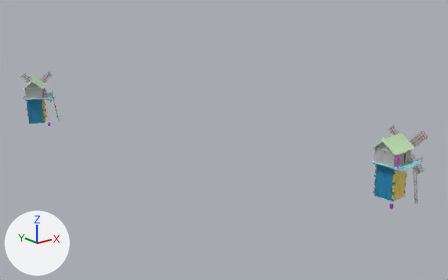
Two versions of the FBX model Assets/Assets/Aldeia/Estruturas/Moinho2/Moinho2.fbx, one commit apart.
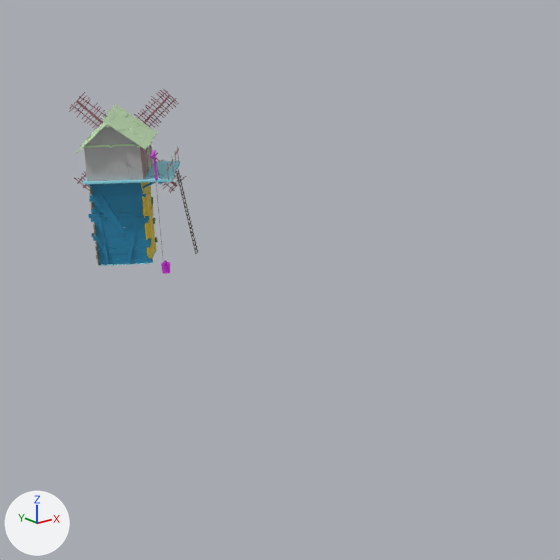
Each version appears first whole from a camera (50 mm lens) standing at (-87.0, -217.2, 49.4) and looking at (5.3, -101.9, 3.3), and next in a close-up on the part from 0% to 37% of the width and 16% to 75% of the height. Arrows for +X, +Y and +Z are at lower left; the lights stay in place. Where no turn or scale is listed for an object, it has been applied to the vertices.

Objects in the first close-up: 'M2.001'.
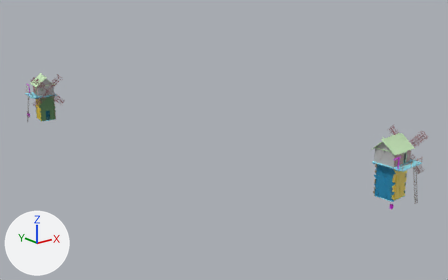
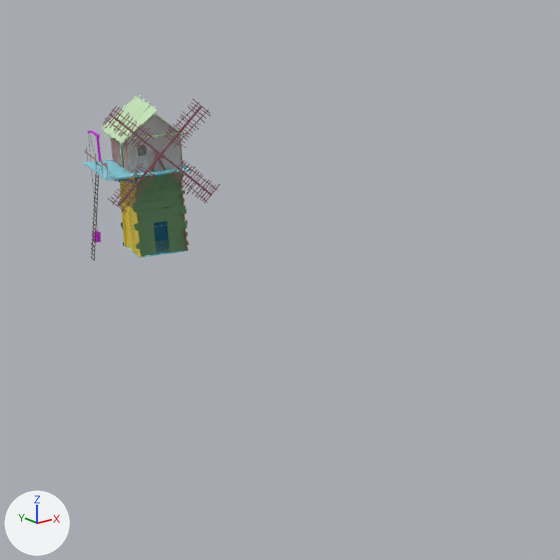
Where the newer file only moved an object's origin or applied its transform, the numbers keep the older frame.

Where the change shows, as pixel boxes (x1, y1, x2, y2) in the close-ups (560 x 560 px; the box of a moved part takes in the faces that stretch with it):
'M2.001', reshaped
    before: (69, 89, 198, 274)
    after: (83, 95, 220, 261)
part 1 of me_mesh_021, moved or reshaped (not visible before)
    after: (126, 140, 133, 173)
part 2 of me_mesh_021, moved or reshaped (not visible before)
    after: (130, 136, 136, 173)
part 3 of me_mesh_021, moved or reshaped (not visible before)
    after: (132, 132, 139, 172)
part 4 of me_mesh_021, moved or reshaped (not visible afterwards)
    before: (125, 137, 132, 180)
part 5 of me_mesh_021, moved or reshaped (not visible before)
    after: (138, 155, 142, 172)
part 6 of me_mesh_021, moved or reshaped (not visible before)
    after: (141, 155, 146, 172)
part 7 of me_mesh_021, moved or reshaped (not visible before)
    after: (144, 121, 151, 171)
part 8 of me_mesh_021, moved or reshaped (not visible before)
    after: (147, 118, 153, 164)
part 9 of me_mesh_021, moved or reshaped (not visible before)
    after: (150, 116, 157, 171)
part 10 of me_mesh_021, moved or reshaped (not visible before)
    after: (153, 115, 161, 170)
part 11 of me_mesh_021, moved or reshaped (not visible before)
    after: (156, 116, 163, 170)
part 12 of me_mesh_021, moved or reshaped (not visible before)
    after: (159, 118, 167, 169)
part 13 of me_mesh_021, moved or reshaped (not visible before)
    after: (163, 121, 169, 169)
part 14 of me_mesh_021, moved or reshaped (not visible before)
    after: (165, 122, 172, 169)
part 15 of me_mesh_021, moved or reshaped (not visible before)
    after: (168, 124, 175, 169)
part 16 of me_mesh_021, moved or reshaped (not visible before)
    after: (172, 127, 177, 168)
part 17 of me_mesh_021, moved or reshaped (not visible before)
    after: (175, 129, 182, 168)
part 18 of me_mesh_021, moved or reshaped (not visible afterwards)
    before: (84, 148, 90, 181)
part 19 of me_mesh_021, moved or reshaped (not visible afterwards)
    before: (86, 142, 94, 181)
part 20 of me_mesh_021, moved or reshaped (not visible afterwards)
    before: (90, 139, 96, 181)
part 21 of me_mesh_021, moved or reshaped
    before: (69, 89, 198, 274)
    after: (83, 95, 220, 261)

The change, as a list of edits to the scene's bpy script:
```text
Change me_mesh_021:
    remove me_mesh_021.from_pydata(...)  # 8200 vertices, 6532 faces; spans x -23.8..19.4, y -151.1..-38.7, z -0.1..14.0
    add me_mesh_021.from_pydata(...)  # 8200 vertices, 6532 faces; spans x -22.3..19.4, y -151.1..-37.7, z -0.1..14.0
    me_mesh_021 part 1: the loose piece of 8 vertices spanning x -16.3..-16.0, y -44.1..-43.9, z 7.7..11.0 is scaled about its middle by (-1.14, -0.399, 1), then moved by (-2.7, -2.1, 0.0)
    me_mesh_021 part 2: the loose piece of 8 vertices spanning x -16.5..-16.3, y -44.0..-43.8, z 7.7..11.2 is scaled about its middle by (-1.13, -0.434, 1), then moved by (-2.2, -2.3, 0.0)
    me_mesh_021 part 3: the loose piece of 8 vertices spanning x -16.8..-16.5, y -43.9..-43.6, z 7.7..11.5 is scaled about its middle by (-1.14, -0.399, 1), then moved by (-1.7, -2.4, 0.0)
    me_mesh_021 part 4: the loose piece of 8 vertices spanning x -20.1..-19.8, y -48.5..-48.3, z 7.7..11.8 is scaled about its middle by (-1.14, -0.395, 1), then moved by (2.8, 7.8, 0.0)
    me_mesh_021 part 5: the loose piece of 8 vertices spanning x -17.0..-16.7, y -43.7..-43.5, z 7.7..9.1 is scaled about its middle by (-1.14, -0.393, 1), then moved by (-1.2, -2.6, 0.0)
    me_mesh_021 part 6: the loose piece of 8 vertices spanning x -17.2..-17.0, y -43.6..-43.4, z 7.7..9.2 is scaled about its middle by (-1.14, -0.399, 1), then moved by (-0.7, -2.8, 0.0)
    me_mesh_021 part 7: the loose piece of 8 vertices spanning x -17.7..-17.4, y -43.3..-43.1, z 7.7..12.3 is scaled about its middle by (-1.13, -0.415, 1), then moved by (0.2, -3.1, 0.0)
    me_mesh_021 part 8: the loose piece of 8 vertices spanning x -17.9..-17.6, y -43.2..-43.0, z 7.7..12.5 is scaled about its middle by (-1.14, -0.395, 1), then moved by (0.8, -3.3, 0.0)
    me_mesh_021 part 9: the loose piece of 8 vertices spanning x -18.1..-17.9, y -43.0..-42.8, z 7.7..12.7 is scaled about its middle by (-1.13, -0.406, 1), then moved by (1.2, -3.5, 0.0)
    me_mesh_021 part 10: the loose piece of 8 vertices spanning x -18.4..-18.1, y -42.9..-42.7, z 7.7..12.7 is scaled about its middle by (-1.13, -0.409, 1), then moved by (1.7, -3.6, 0.0)
    me_mesh_021 part 11: the loose piece of 8 vertices spanning x -18.5..-18.3, y -42.8..-42.6, z 7.7..12.6 is scaled about its middle by (-1.13, -0.401, 1), then moved by (2.2, -3.8, 0.0)
    me_mesh_021 part 12: the loose piece of 8 vertices spanning x -18.8..-18.5, y -42.6..-42.4, z 7.7..12.3 is scaled about its middle by (-1.14, -0.399, 1), then moved by (2.7, -4.0, 0.0)
    me_mesh_021 part 13: the loose piece of 8 vertices spanning x -19.0..-18.8, y -42.5..-42.3, z 7.7..12.1 is scaled about its middle by (-1.13, -0.415, 1), then moved by (3.2, -4.2, 0.0)
    me_mesh_021 part 14: the loose piece of 8 vertices spanning x -19.2..-19.0, y -42.3..-42.2, z 7.7..11.9 is scaled about its middle by (-1.14, -0.384, 1), then moved by (3.5, -4.3, 0.0)
    me_mesh_021 part 15: the loose piece of 8 vertices spanning x -19.4..-19.1, y -42.3..-42.1, z 7.7..11.7 is scaled about its middle by (-1.13, -0.402, 1), then moved by (4.0, -4.4, 0.0)
    me_mesh_021 part 16: the loose piece of 8 vertices spanning x -19.6..-19.4, y -42.1..-41.9, z 7.7..11.4 is scaled about its middle by (-1.13, -0.414, 1), then moved by (4.5, -4.6, 0.0)
    me_mesh_021 part 17: the loose piece of 8 vertices spanning x -20.0..-19.6, y -42.0..-41.7, z 7.7..11.2 is scaled about its middle by (-1.14, -0.356, 1), then moved by (5.1, -4.8, 0.0)
    me_mesh_021 part 18: the loose piece of 8 vertices spanning x -23.0..-22.8, y -46.7..-46.5, z 7.7..10.7 is scaled about its middle by (-1.13, -0.414, 1), then moved by (9.2, 5.5, 0.0)
    me_mesh_021 part 19: the loose piece of 8 vertices spanning x -22.8..-22.5, y -46.9..-46.6, z 7.7..11.2 is scaled about its middle by (-1.14, -0.399, 1), then moved by (8.7, 5.7, 0.0)
    me_mesh_021 part 20: the loose piece of 8 vertices spanning x -22.5..-22.3, y -47.0..-46.8, z 7.7..11.4 is scaled about its middle by (-1.13, -0.414, 1), then moved by (8.2, 5.9, 0.0)
    me_mesh_021 part 21: 3908 of the vertices in x -23.8..-13.0, y -52.0..-38.7, z 0.0..14.0 are turned -157 degrees about the z axis through their middle, then moved by (1.1, 1.3, 0.0)
```
